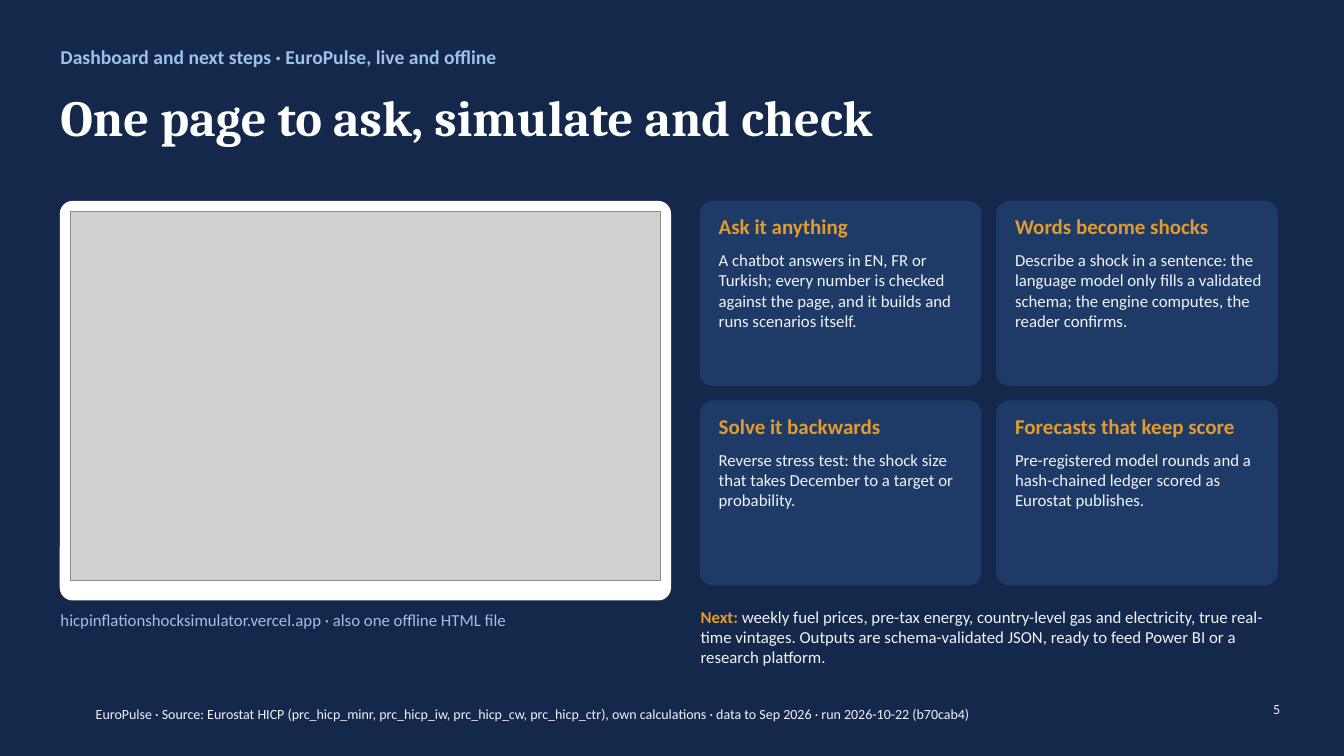
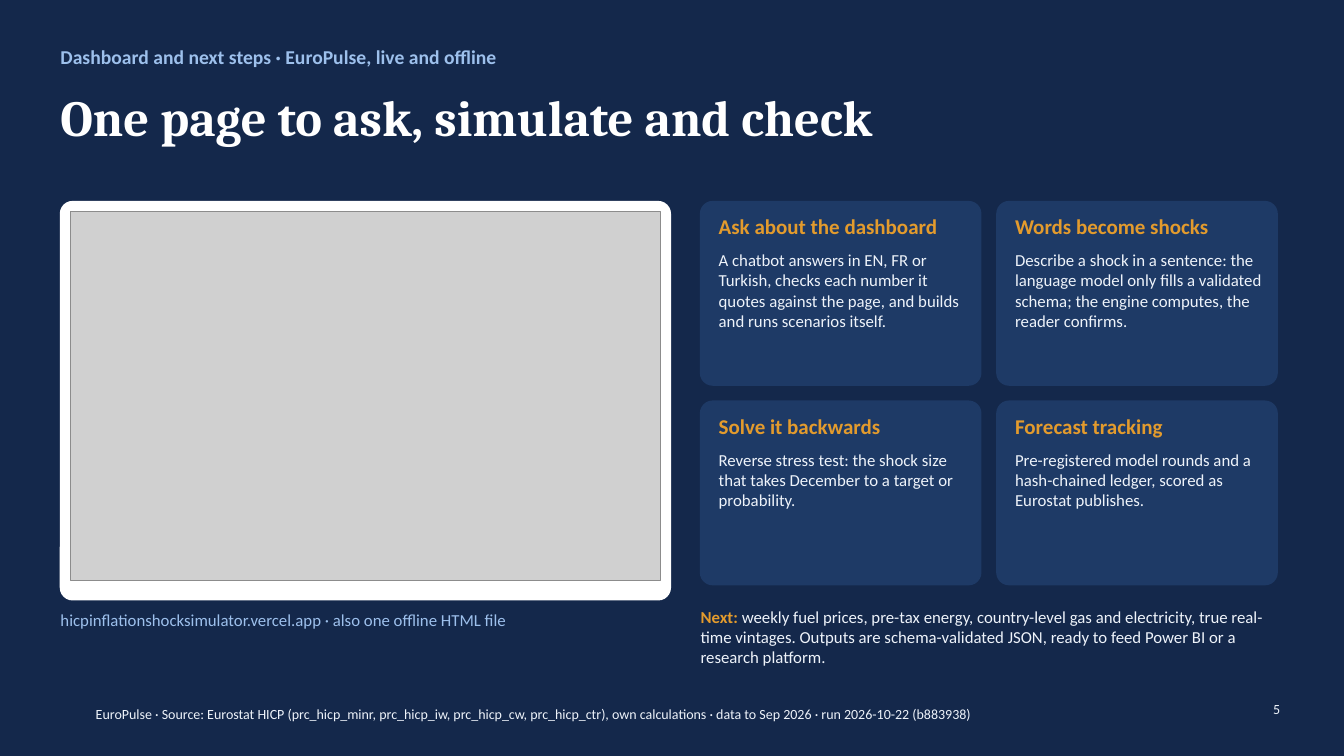
Before and after one commit to btekdemir/EuroPulse_MacroQuant, a slide deck: slide 5 of deck/deck.pptx. Drawn at 1344x756 pixels with LibreOffice and Linux fonts; fonts in the diff are those of the drawing; grey boxes stand for pictures; background and template pictures are left out. Boxes give left, top, right and bottom in pixels: in the first picture for what was removed or moved away, otherwise in the second. Text is boxed around its words. In the diff, an @@ line names an element or a change of style, - is before the commit and + after.

```diff
--- a/deck/deck.pptx
+++ b/deck/deck.pptx
@@ text at [719, 219, 938, 234]: text changed @@
-Ask it anything
+Ask about the dashboard
@@ text at [719, 254, 959, 327]: text changed @@
-A chatbot answers in EN, FR or Turkish; every number is checked against the page, and it builds and runs scenarios itself.
+A chatbot answers in EN, FR or Turkish, checks each number it quotes against the page, and builds and runs scenarios itself.
@@ text at [1015, 419, 1163, 438]: text changed @@
-Forecasts that keep score
+Forecast tracking
@@ text at [1015, 454, 1251, 509]: text changed @@
-Pre-registered model rounds and a hash-chained ledger scored as Eurostat publishes.
+Pre-registered model rounds and a hash-chained ledger, scored as Eurostat publishes.
@@ text at [96, 709, 970, 722]: text changed @@
-EuroPulse · Source: Eurostat HICP (prc_hicp_minr, prc_hicp_iw, prc_hicp_cw, prc_hicp_ctr), own calculations · data to Sep 2026 · run 2026-10-22 (b70cab4)
+EuroPulse · Source: Eurostat HICP (prc_hicp_minr, prc_hicp_iw, prc_hicp_cw, prc_hicp_ctr), own calculations · data to Sep 2026 · run 2026-10-22 (b883938)
```
Also in this commit, not shown: 4 other slides changed, 4 other files.
